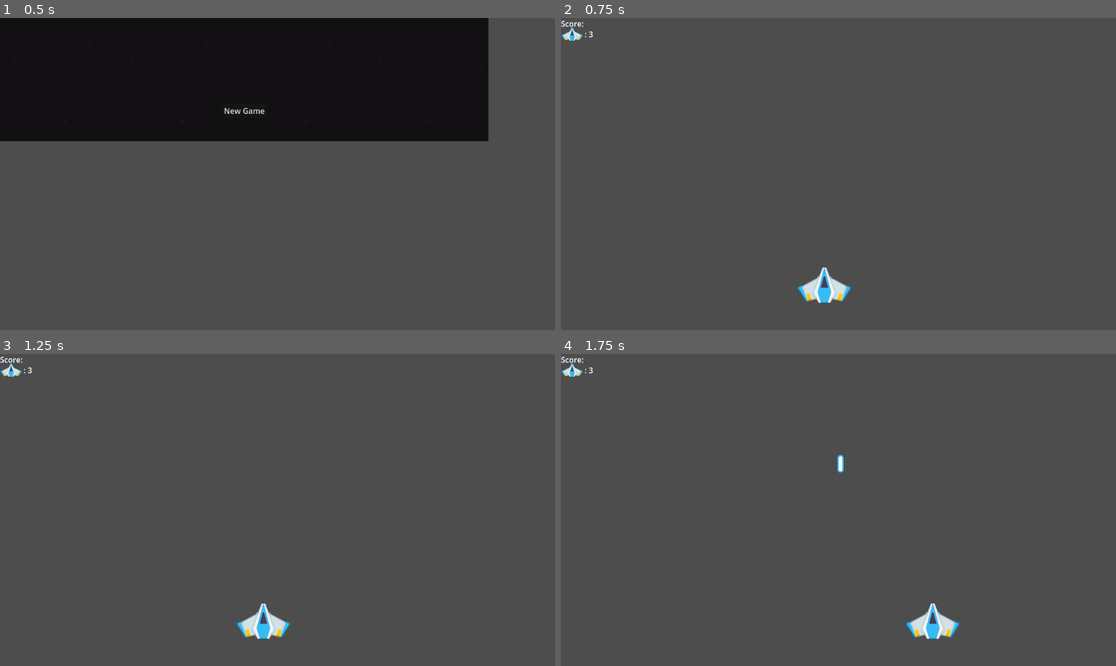
Above: before the commit, frames 1-4 (two rows, left to right).
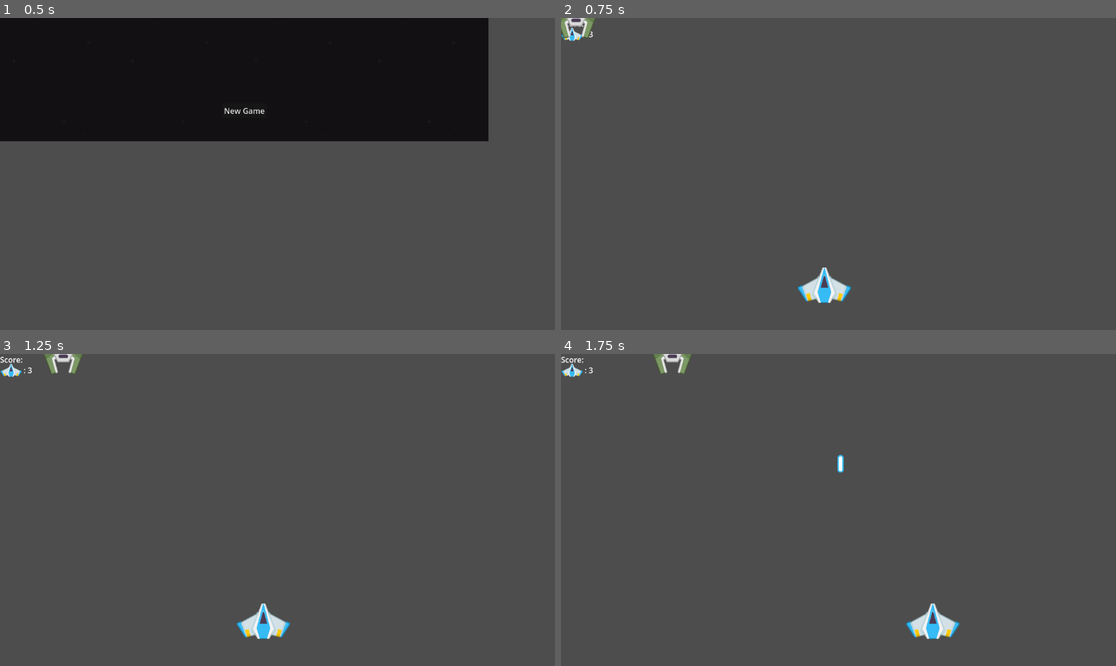
Above: after the commit, the same moments.

Repository: xPvtPancakes/space_shooter
Game: Godot game, scene res://Scenes/main_menu.tscn
Same seed, same stepped clock (60 frames per second), same inputs: the game is played once before the commit and once after it.
Inputs:
- Up to frame 1 (0.5 s): no input
- Up to frame 2 (0.75 s): click "New Game" at 0.5 s
- Up to frame 3 (1.25 s): no input
- Up to frame 4 (1.75 s): hold D (Right) from 1.28 s (still down); tap Space (Space) at 1.35 s

Frame 1 is identical in both runs. In frame 2, 0.2% of the frame differs, in the area x 0-7%, y 0-7%; in frame 3, 0.2%; in frame 4, 0.2%, in the area x 16-24%, y 0-7%.
Error after the commit: Invalid access to property or key 'x' on a base object of type 'PathFollow2D'. (res://Scripts/green_enemy.gd:10)

Commit message:
spawning enemies

Diff:
--- a/Scenes/Area2D.gd
+++ b/Scenes/Area2D.gd
@@ -8,7 +8,10 @@
 
 
 func _on_body_entered(body):
-	if body.name == "green_enemy":
+	if body.is_in_group("enemy"):
 		body.queue_free()
 		queue_free()
 		PlayerVariables.emit_signal("score_up", 20)
+
+func _on_visible_on_screen_notifier_2d_screen_exited():
+	queue_free()
--- a/Scenes/game.tscn
+++ b/Scenes/game.tscn
@@ -1,8 +1,7 @@
-[gd_scene load_steps=7 format=3 uid="uid://dwfhd5do06amr"]
+[gd_scene load_steps=6 format=3 uid="uid://dwfhd5do06amr"]
 
 [ext_resource type="Script" path="res://Scripts/game.gd" id="1_v63fr"]
 [ext_resource type="PackedScene" uid="uid://cjbekul01iach" path="res://Scenes/blue_ship.tscn" id="2_g10mx"]
-[ext_resource type="PackedScene" uid="uid://cbg551gcxxdqy" path="res://Scenes/green_enemy.tscn" id="3_jv74c"]
 [ext_resource type="Texture2D" uid="uid://cnep1umono3ew" path="res://Spritesheet/sheet.png" id="6_uittp"]
 
 [sub_resource type="LabelSettings" id="LabelSettings_kea5m"]
@@ -15,7 +14,6 @@
 
 [node name="Game" type="Node2D"]
 script = ExtResource("1_v63fr")
-Enemy_scene = ExtResource("3_jv74c")
 
 [node name="blue_ship" parent="." instance=ExtResource("2_g10mx")]
 position = Vector2(-266, 89)
@@ -55,8 +53,8 @@
 [node name="EnemyTimer" type="Timer" parent="."]
 
 [node name="EnemySpawn" type="Path2D" parent="."]
-position = Vector2(122.401, -28.8703)
-scale = Vector2(0.847926, 0.976945)
+position = Vector2(65.4794, -28.8703)
+scale = Vector2(0.254992, 0.976945)
 curve = SubResource("Curve2D_lqaam")
 
 [node name="EnemySpawnLocation" type="PathFollow2D" parent="EnemySpawn"]
--- a/Scenes/green_enemy.tscn
+++ b/Scenes/green_enemy.tscn
@@ -1,12 +1,13 @@
-[gd_scene load_steps=3 format=3 uid="uid://cbg551gcxxdqy"]
+[gd_scene load_steps=4 format=3 uid="uid://cbg551gcxxdqy"]
 
 [ext_resource type="Script" path="res://Scripts/green_enemy.gd" id="1_4jimc"]
 [ext_resource type="Texture2D" uid="uid://cnep1umono3ew" path="res://Spritesheet/sheet.png" id="1_lhefi"]
+[ext_resource type="PackedScene" uid="uid://c03ry3wb554tu" path="res://Scenes/enemy_fire.tscn" id="2_guihf"]
 
 [node name="green_enemy" type="CharacterBody2D" groups=["enemy"]]
 position = Vector2(-1, -2)
-collision_mask = 0
 script = ExtResource("1_4jimc")
+enemy_fire = ExtResource("2_guihf")
 
 [node name="CollisionPolygon2D" type="CollisionPolygon2D" parent="."]
 position = Vector2(-139.4, -162.8)
@@ -21,8 +22,10 @@
 [node name="Guns" type="Marker2D" parent="."]
 position = Vector2(-1.4, 53.2)
 
-[node name="Timer" type="Timer" parent="."]
+[node name="ShootTimer" type="Timer" parent="."]
+
+[node name="MoveTimer" type="Timer" parent="."]
 wait_time = 0.25
 autostart = true
 
-[connection signal="timeout" from="Timer" to="." method="_on_timer_timeout"]
+[connection signal="timeout" from="MoveTimer" to="." method="_on_timer_timeout"]
--- a/Scripts/blue_ship.gd
+++ b/Scripts/blue_ship.gd
@@ -21,7 +21,7 @@
 	owner.add_child(b)
 	b.transform = $Guns.global_transform
 
-func _physics_process(delta):
+func _physics_process(_delta):
 	get_input()
 	move_and_slide()
 
--- a/Scripts/enemy_fire.gd
+++ b/Scripts/enemy_fire.gd
@@ -13,3 +13,6 @@
 	if body.name == "blue_ship":
 		PlayerVariables.emit_signal("player_damage", -1)
 		queue_free()
+
+func _on_visible_on_screen_notifier_2d_screen_exited():
+	queue_free()
--- a/Scripts/game.gd
+++ b/Scripts/game.gd
@@ -1,8 +1,8 @@
 extends Node2D
 
 var player_health = 3
-@export var Enemy_scene: PackedScene
-
+#@export var Enemy_scene: PackedScene
+var enemy = preload("res://Scenes/green_enemy.tscn")
 var score = 0
 signal hp_change
 
@@ -14,21 +14,10 @@
 	PlayerVariables.connect("player_health", _on_health_change)
 	$Lives_label.text = ": " + str(player_health)
 	New_game()
+	spawn_enemies()
 
 
-#func _on_player_damage(damage):
-	#player_health-=1
 
-	#print(str(current_health))
-	#if current_health == 3:
-		#print("health 3")
-		#anim.play("3 hp")
-	#if player_health == 2:
-		#print("health 2")
-		##anim.play("2 hp")
-	#if player_health == 1:
-		#print("health 1")
-		##anim.play("1 hp")
 
 func _on_score_up(adj_score):
 	score += adj_score
@@ -52,7 +41,7 @@
 
 
 #func _on_enemy_timer_timeout():
-	#var enemy = Enemy_scene.instantiate()
+	#var enemy = enemy_scene.instantiate()
 	#print("enemy timer")
 	#var enemy_spawn_location = $EnemySpawn/EnemySpawnLocation
 	#enemy_spawn_location.progress_ratio = randf()
@@ -61,3 +50,11 @@
 	#enemy.position = enemy_spawn_location.position
 	#
 	#add_child(enemy)
+
+func spawn_enemies():
+	var e = enemy.instantiate()
+	#var pos = Vector2(x * (16 + 8) + 24, 16 * 4 + y * 16)
+	var enemy_spawn_location = $EnemySpawn/EnemySpawnLocation
+
+	add_child(e)
+	e.start(enemy_spawn_location)
--- a/Scripts/green_enemy.gd
+++ b/Scripts/green_enemy.gd
@@ -1,13 +1,32 @@
 extends CharacterBody2D
 
-@export var enemy_fire : PackedScene = preload("res://Scenes/enemy_fire.tscn")
+@export var enemy_fire : PackedScene
+var start_position = Vector2.ZERO
+var speed = 0
+@onready var screensize = get_viewport_rect().size
+
+func start(pos):
+	speed = 200
+	position = Vector2(pos.x, -pos.y)
+	start_position = pos
+	await get_tree().create_timer(randf_range(0.25, 0.55)).timeout
+	var tween = create_tween().set_trans(Tween.TRANS_BACK)
+	tween.tween_property(self, "position:y", start_position.y, 1.4)
+	await tween.finished
+	$MoveTimer.wait_time = randf_range(5, 20)
+	$MoveTimer.start()
+	$ShootTimer.wait_time = randf_range(4,20)
+	$ShootTimer.start()
+
+func _process(delta):
+	position.x += speed * delta
+
+	if position.x > screensize.x + 32:
+		start(start_position)
 
 
 func shooting():
 	var b = enemy_fire.instantiate()
-	owner.add_child(b)
+	get_tree().root.add_child(b)
 	b.transform = $Guns.global_transform
-
-
-func _on_timer_timeout():
-	shooting()
+	pass
